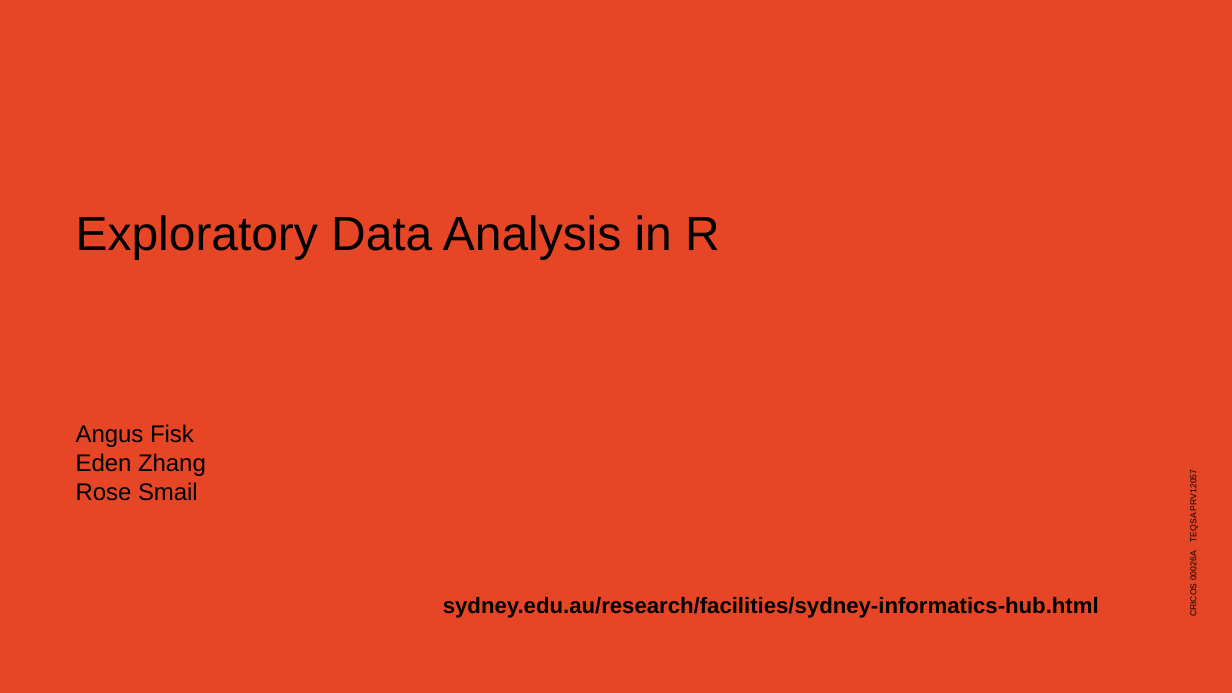
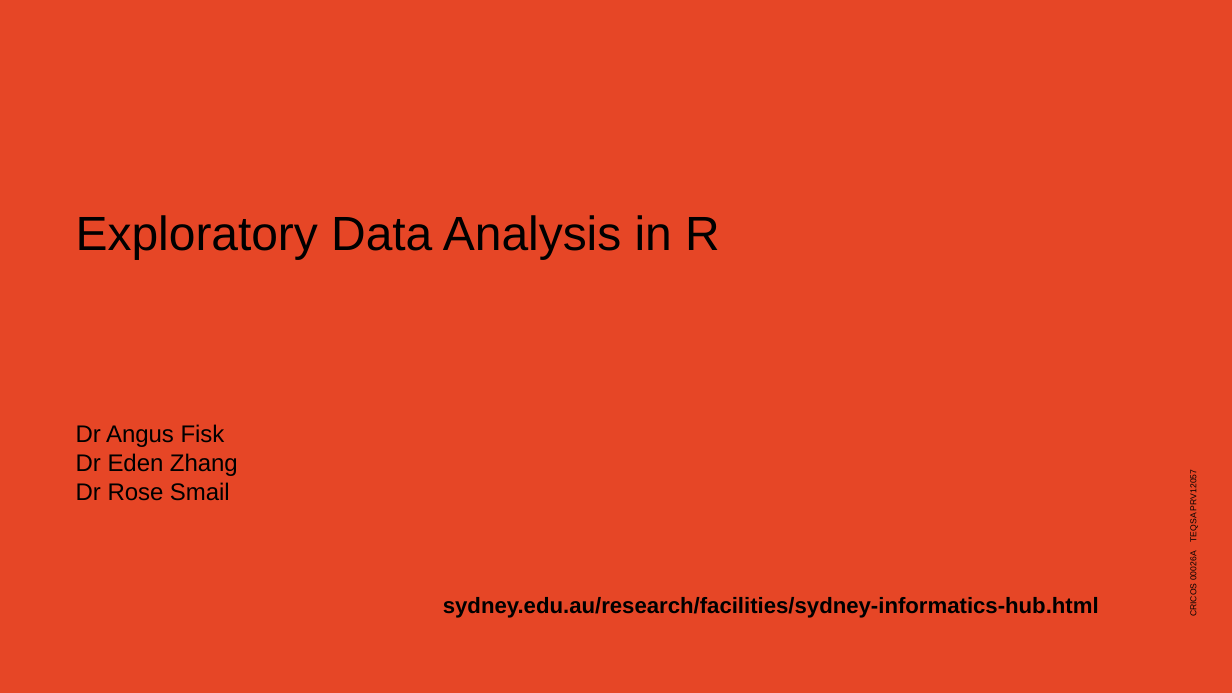
Before and after one commit to Sydney-Informatics-Hub/EDAinR, a slide deck: slide 1 of eda_r.pptx. Drawn at 1232x693 pixels with LibreOffice and Linux fonts; fonts in the diff are those of the drawing; background and template pictures are left out. Boxes give left, top, right and bottom in pixels: in the first picture for what was removed or moved away, otherwise in the second. Text is boxed around its words. In the diff, an @@ line names an element or a change of style, - is before the commit and + after.

```diff
--- a/eda_r.pptx
+++ b/eda_r.pptx
@@ text at (76,424,238,501): text changed @@
-Angus Fisk
-Eden Zhang
-Rose Smail
+Dr Angus Fisk
+Dr Eden Zhang
+Dr Rose Smail
```
Also in this commit, not shown: 6 other slides changed, 3 slides added, 4 slides removed.
